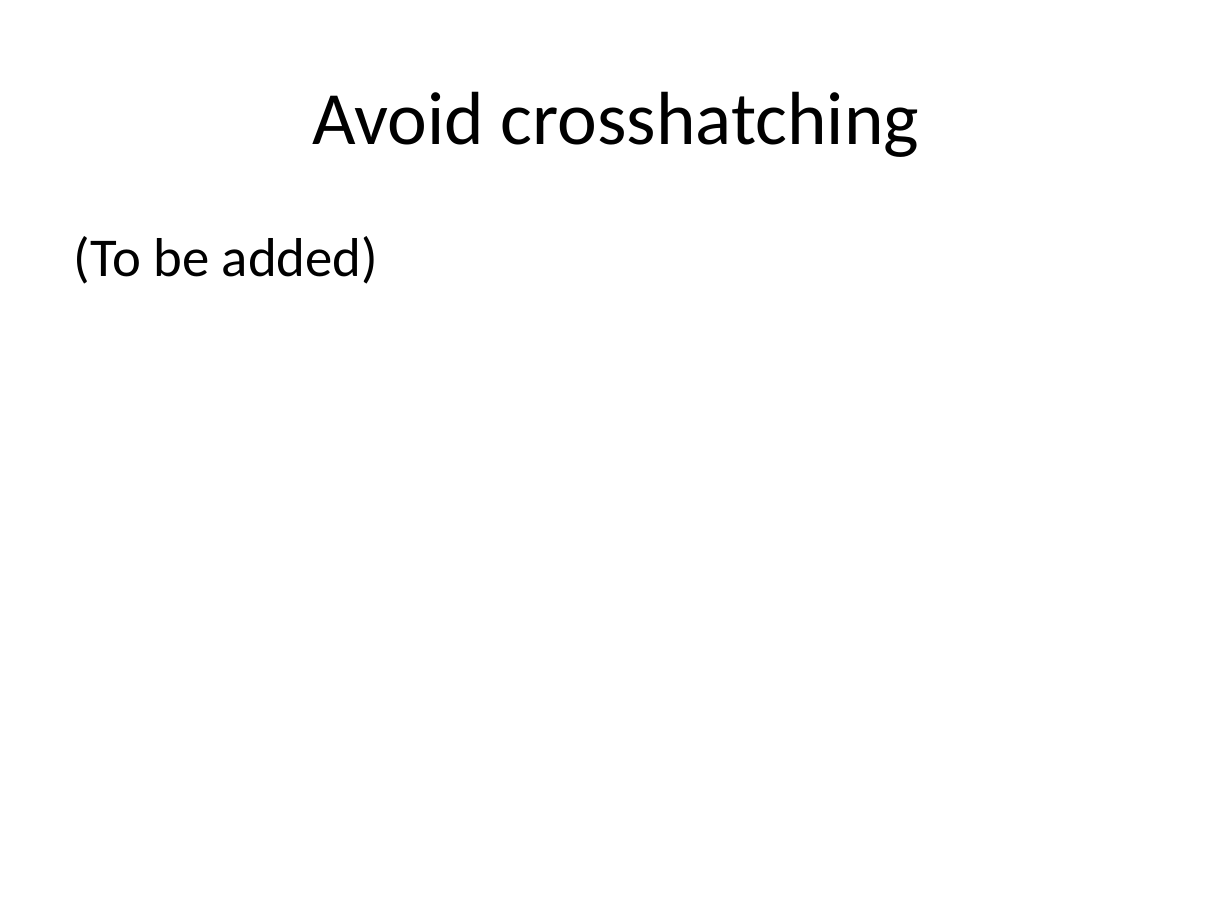
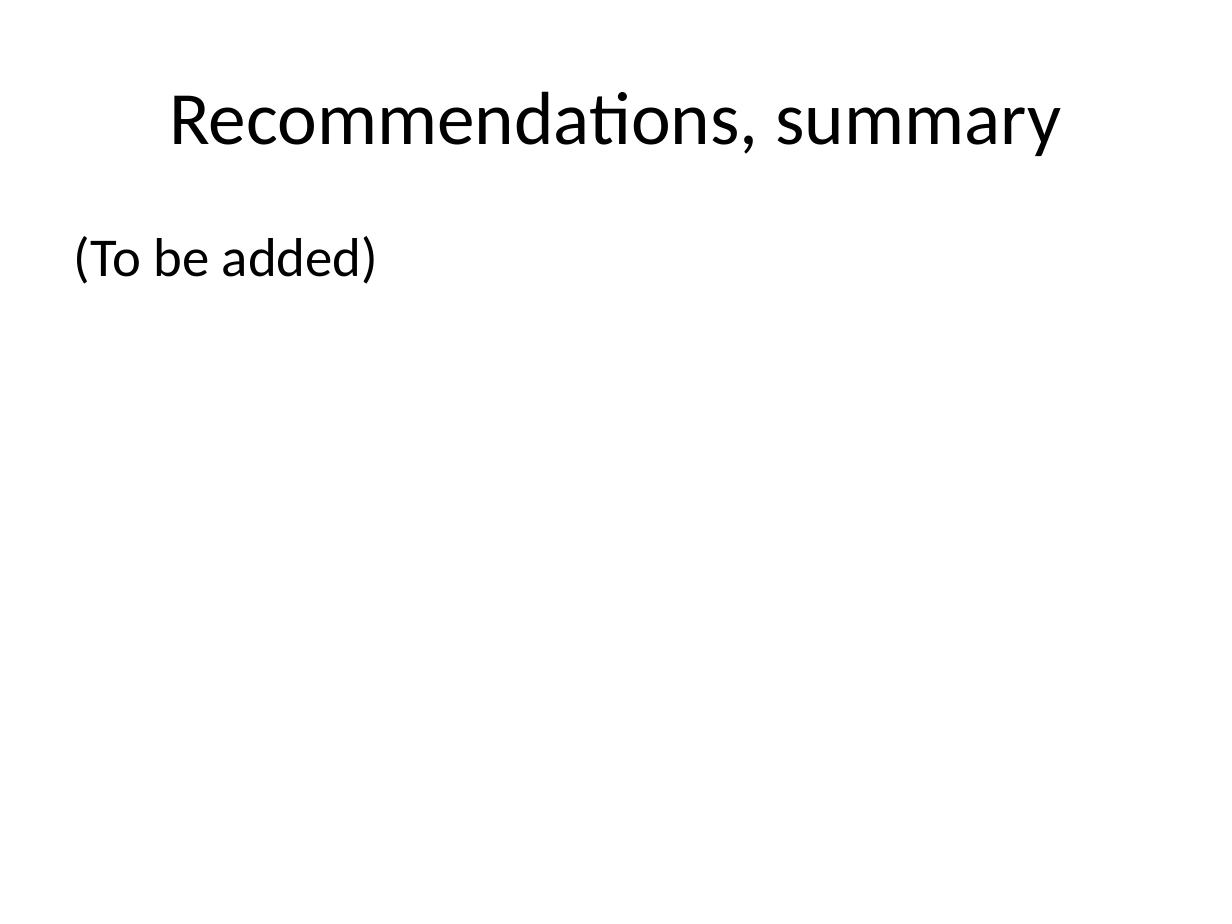
Before and after one commit to pmean/data-visualization, a slide deck: slide 28 of data-viz-02/component/recommendations-colors.pptx (slide 23 before the commit). Drawn at 1232x924 pixels with LibreOffice and Linux fonts; fonts in the diff are those of the drawing. Boxes give left, top, right and bottom in pixels: in the first picture for what was removed or moved away, otherwise in the second. Text is boxed around its words. In the diff, an @@ line names an element or a change of style, - is before the commit and + after.

Commit message:
Finalized color recommendations in data-viz-02

```diff
--- a/data-viz-02/component/recommendations-colors.pptx
+++ b/data-viz-02/component/recommendations-colors.pptx
@@ title at (169,91,1061,156): text changed @@
-Avoid crosshatching
+Recommendations, summary
```
Also in this commit, not shown: 2 other slides changed, 5 slides added, 3 slides removed, 1 other file.
